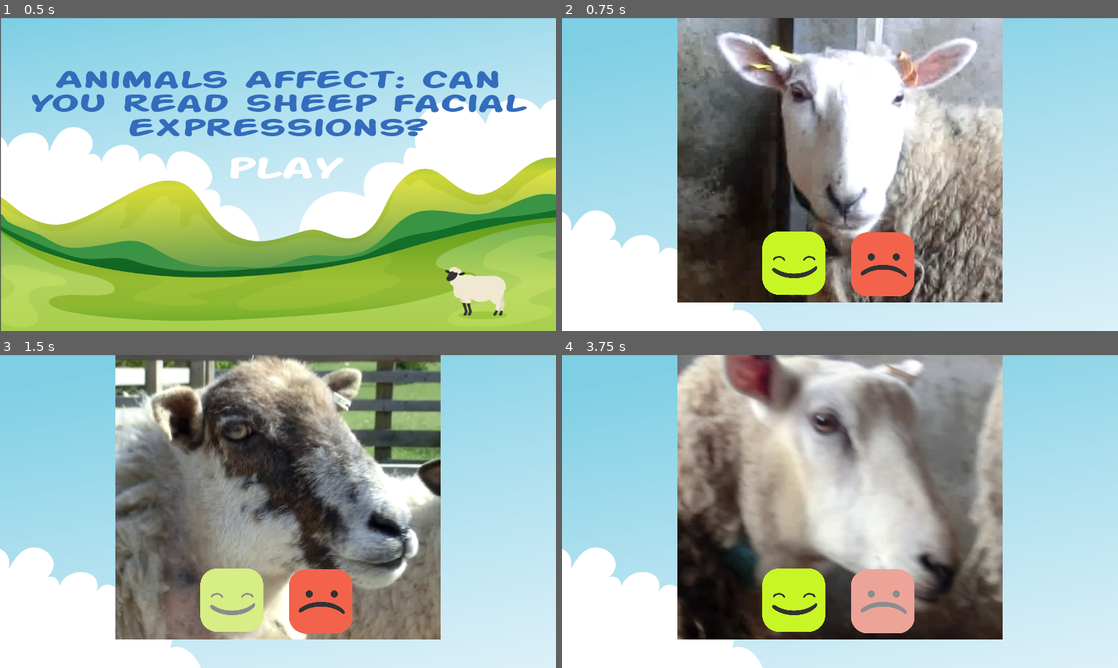
Above: before the commit, frames 1-4 (two rows, left to right).
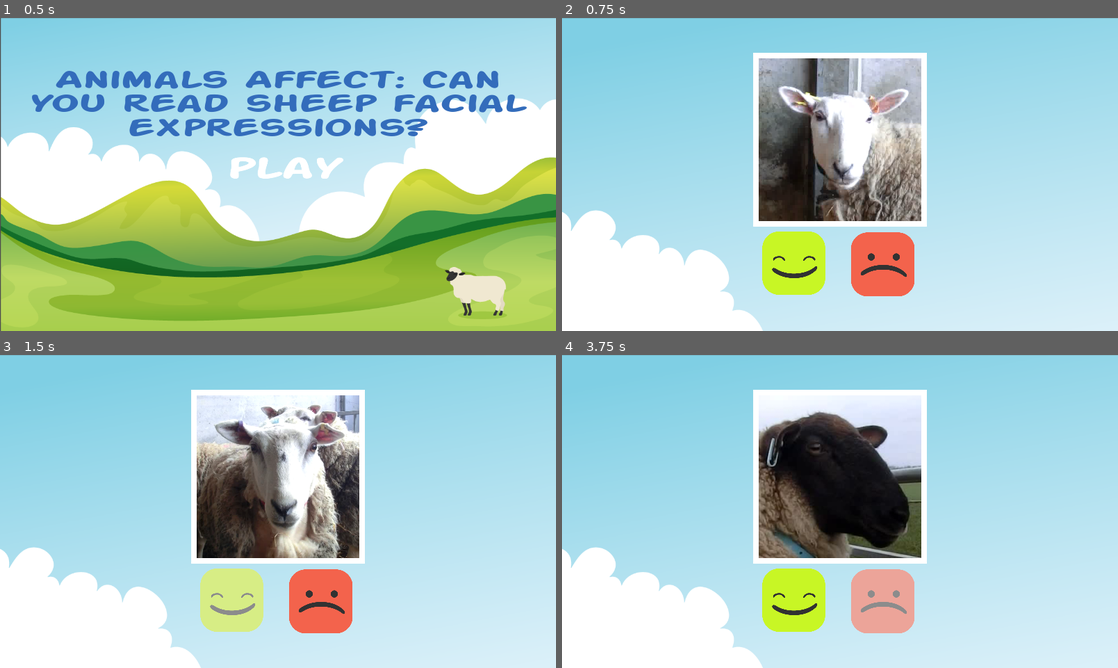
Above: after the commit, the same moments.

Repository: franciscapessanha/Sheep-game
Game: Godot game, scene res://Scenes/menu.tscn
Same seed, same stepped clock (60 frames per second), same inputs: the game is played once before the commit and once after it.
Inputs (mouse positions are in pixels of both pictures, inside the frame that each line leads up to):
- Up to frame 1 (0.5 s): no input
- Up to frame 2 (0.75 s): click (851, 168) at 0.5 s
- Up to frame 3 (1.5 s): click (233, 599) at 1.25 s
- Up to frame 4 (3.75 s): click (884, 602) at 2 s; click (795, 599) at 2.75 s; click (884, 602) at 3.5 s

Frame 1 is identical in both runs. In frame 2, 45% of the frame differs, in the area x 20-80%, y 0-91%; in frame 3, 48%; in frame 4, 48%.

Commit message:
Update image size

Diff:
--- a/Scenes/main.tscn
+++ b/Scenes/main.tscn
@@ -25,7 +25,6 @@
 position = Vector2( 640, 280 )
 
 [node name="background_img" type="Sprite" parent="sheep"]
-position = Vector2( -0.174316, -1.42419 )
 texture = ExtResource( 3 )
 
 [node name="sprite" type="Sprite" parent="sheep"]
--- a/Scripts/main.gd
+++ b/Scripts/main.gd
@@ -51,10 +51,13 @@
 	label = i
 	i_image = randi() % len(folder)
 	image = folder[i_image]
+	print('before folder len:', len(folder))
+	folder.erase(folder[i_image])
+	print('after folder len:', len(folder))
 	sheep.set_texture(load('res://Images/' + str(i) + '/' + image))
 	var i_s = load('res://Images/' + str(i) + '/' + image).get_size() #image size
-	var th = 150 #target height
-	var tw = 150 #target width
+	var th = 75 #target height
+	var tw = 75 #target width
 	var scale = Vector2((i_s.x/(i_s.x/tw)/100), (i_s.y/(i_s.y/th)/100))
 	sheep.set_scale(scale)
 
Not shown, added: Images/0/0_0.png.import
Not shown, added: Images/0/0_CIMG4846.png.import
Not shown, added: Images/0/0_CIMG4883.png.import
Not shown, added: Images/0/0_CIMG4920.png.import
Not shown, added: Images/0/0_CIMG4932.png.import
Not shown, added: Images/0/0_CIMG4951.png.import
Not shown, added: Images/0/0_CIMG5182.png.import
Not shown, added: Images/0/0_CIMG5281.png.import
Not shown, added: Images/0/0_CIMG5285.png.import
Not shown, added: Images/0/0_CIMG5309.png.import
Not shown, added: Images/0/0_CIMG5406.png.import
Not shown, added: Images/0/0_CIMG5546.png.import
(and 159 more such lines)
